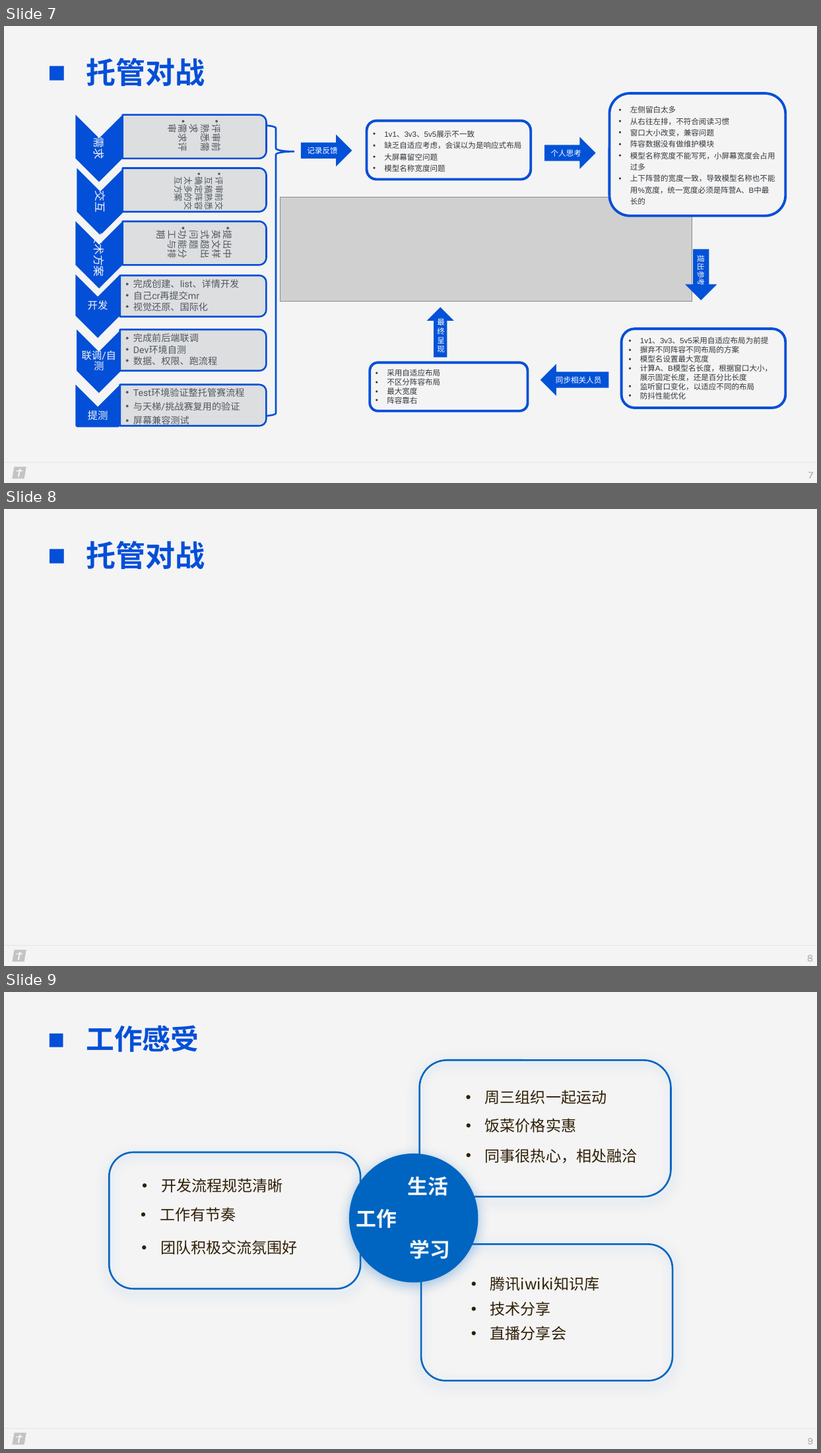
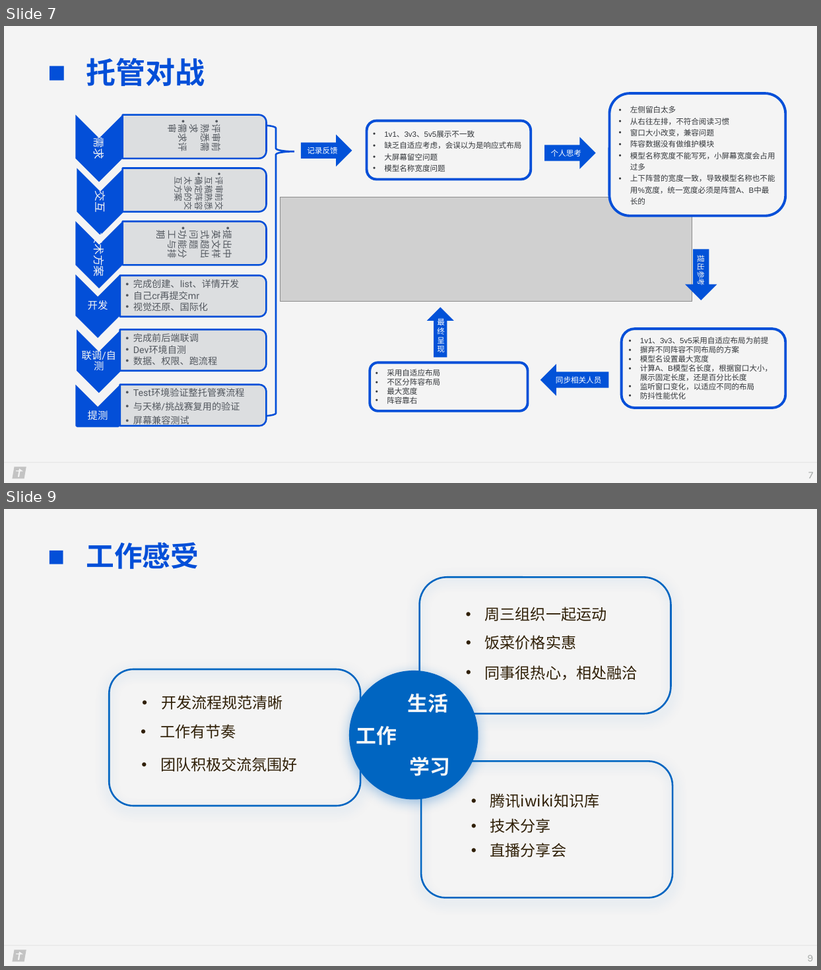
Before and after one commit to sunshiheima/MyPoject, a slide deck: files/简历/答辩.pptx. Shown one above the other, each under a label of ours: slides 7, 8 and 9 before the commit, slides 7 and 9 after it; the slides between them are not shown. The pictures are 821x1453 and 821x970 pixels, drawn with LibreOffice and Linux fonts; fonts in the diff are those of the drawing; grey boxes stand for pictures; background and template pictures are left out. Boxes give left, top, right and bottom in pixels: in the first picture for what was removed or moved away, otherwise in the second. Text is boxed around its words. In the diff, an @@ line names an element or a change of style, - is before the commit and + after.

```diff
--- a/files/简历/答辩.pptx
+++ b/files/简历/答辩.pptx
@@ slide 8 removed at (x1=4, y1=509, x2=817, y2=966), background picture (left out); not listed: 2 template elements that a slide beside it also shows @@
@@ text removed at (x1=86, y1=541, x2=205, y2=569) @@
-■ 托管对战
@@ page number removed at (x1=807, y1=955, x2=813, y2=962) @@
-8
```
Also in this commit, not shown: 4 slides changed, 1 slide added.
